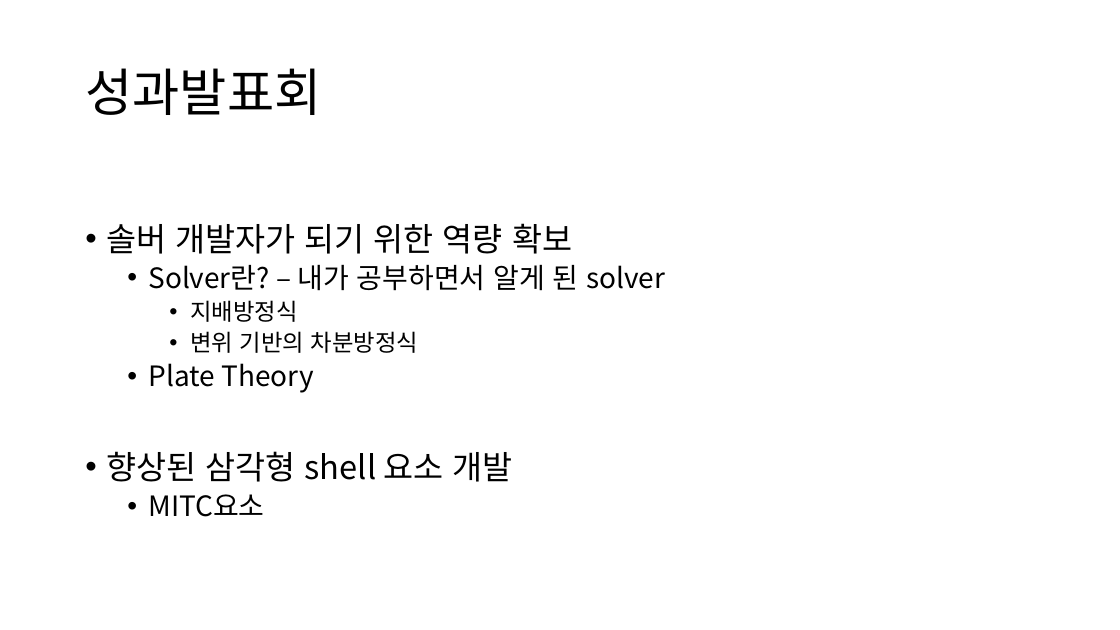
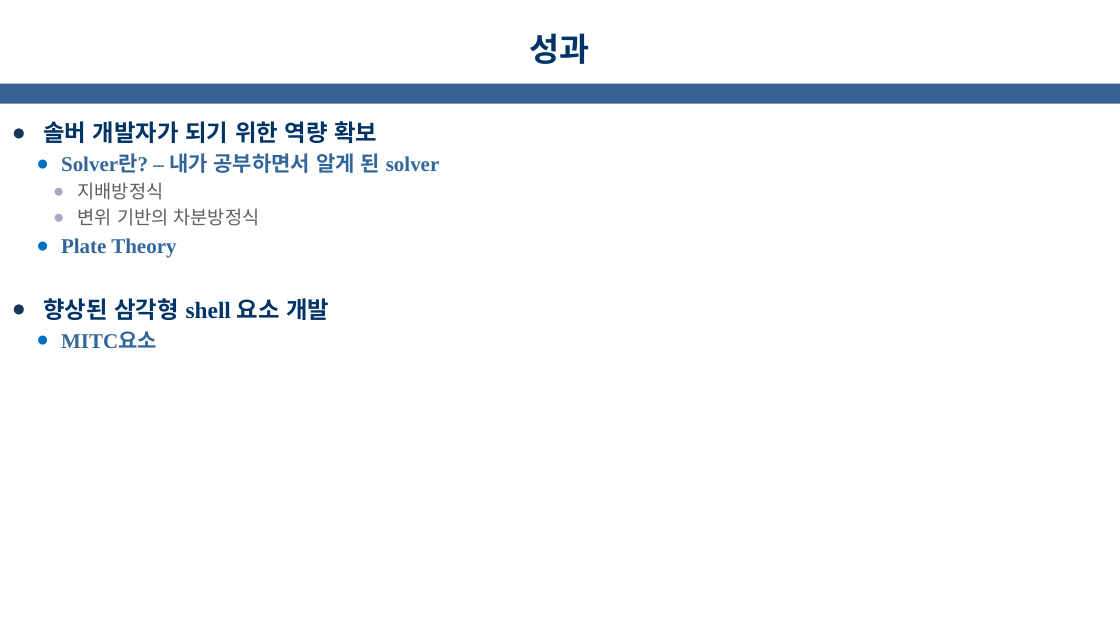
Before and after one commit to kms0523/Study, a slide deck: slide 2 of 발표자료/성과발표(중간).pptx. Drawn at 1120x630 pixels with LibreOffice and Linux fonts; fonts in the diff are those of the drawing; background and template pictures are left out. Boxes give left, top, right and bottom in pixels: in the first picture for what was removed or moved away, otherwise in the second. Text is boxed around its words. In the diff, an @@ line names an element or a change of style, - is before the commit and + after.

```diff
--- a/발표자료/성과발표(중간).pptx
+++ b/발표자료/성과발표(중간).pptx
@@ title at [530,33,590,64]: text changed; size 44 to 28 pt; font Noto Sans CJK KR to Times New Roman; text colour #000000 to #003366; bold on @@
-성과발표회
+성과
@@ rectangle added at [0,84,1120,104], fill #386193 @@
@@ text "솔버 개발자가 되기 위한 역량 ...": place and size @@
-text "솔버 개발자가 되기 위한 역량 ..." at [106,223,665,517]
+text "솔버 개발자가 되기 위한 역량 ..." at [43,121,440,348]
@@ text "솔버 개발자가 되기 위한 역량 ..." at [43,121,440,348]: size 28 to 20 pt, text colour #000000 to #003366 in "솔버 개발자가 되기 위한 역량 확보", "향상된 삼각형 shell 요소 개발"; font Noto Sans CJK KR to Times New Roman; bold on in "솔버 개발자가 되기 위한 역량 확보", "Solver란? – 내가 공부하면서 알게 된 solver", "Plate Theory", "향상된 삼각형 shell 요소 개발" and 1 more places; size 24 to 18 pt, text colour #000000 to #336699 in "Solver란? – 내가 공부하면서 알게 된 solver", "Plate Theory", "MITC요소"; size 20 to 16 pt, text colour #000000 to #5F5F5F in "지배방정식", "변위 기반의 차분방정식"; bullet • to ●; line spacing 0.9 to 1; less space between paragraphs @@
```
Also in this commit, not shown: 2 other slides changed, 2 slides added, 1 slide removed, 6 other files.
